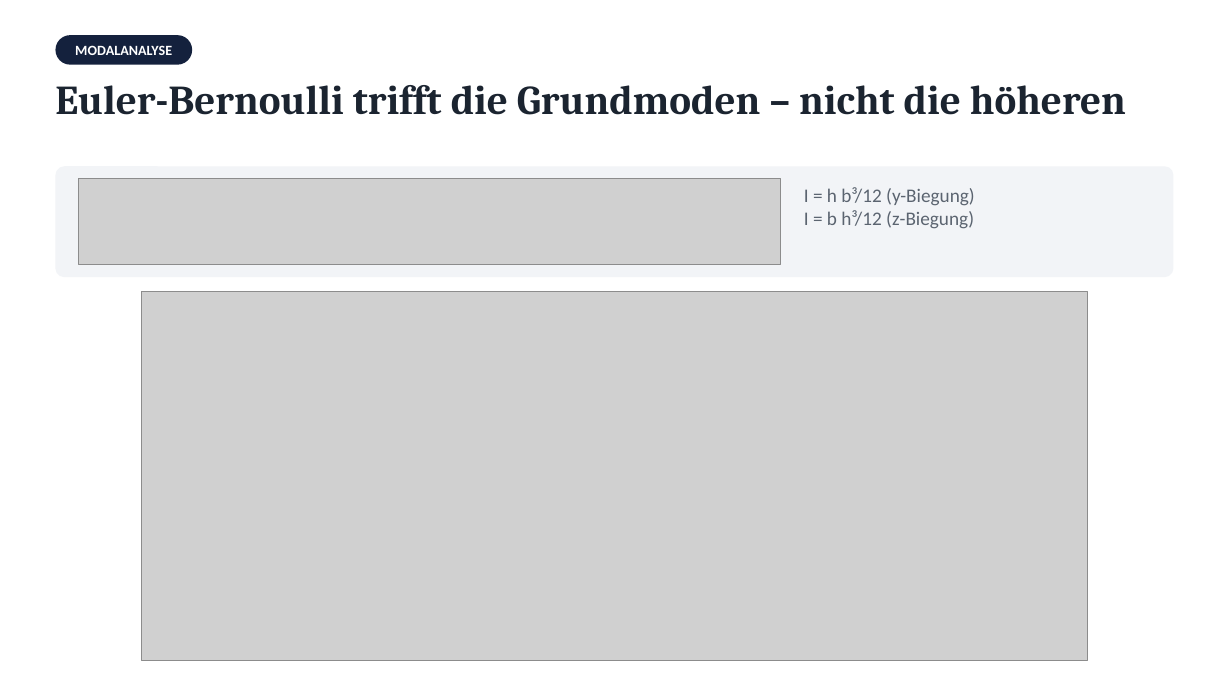
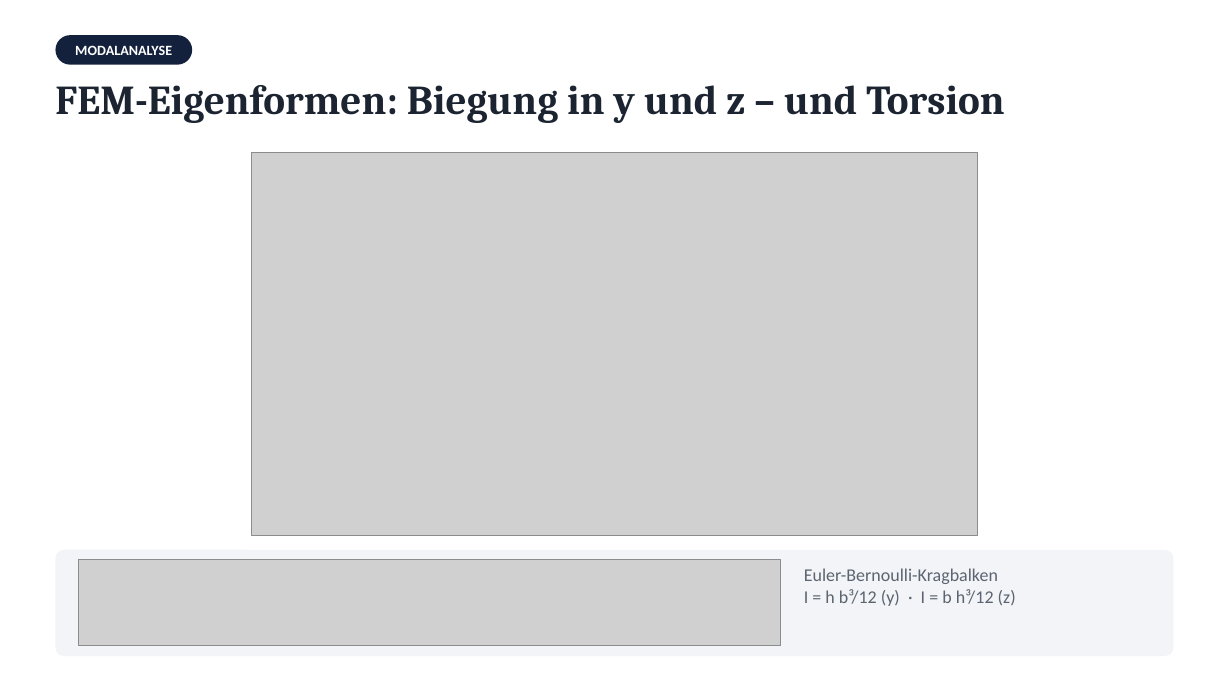
Before and after one commit to mircobuck/Seminar-I---Neuronale-Netz-als-Ersatzmodell-fuer-strukturmechanische-Berechnung, a slide deck: slide 4 of Praesentation/Vortrag_MLP_POD-MLP.pptx (slide 9 before the commit). Drawn at 1232x693 pixels with LibreOffice and Linux fonts; fonts in the diff are those of the drawing; grey boxes stand for pictures. Boxes give left, top, right and bottom in pixels: in the first picture for what was removed or moved away, otherwise in the second. Text is boxed around its words. In the diff, an @@ line names an element or a change of style, - is before the commit and + after.

```diff
--- a/Praesentation/Vortrag_MLP_POD-MLP.pptx
+++ b/Praesentation/Vortrag_MLP_POD-MLP.pptx
@@ text at [55,85,1004,123]: text changed @@
-Euler-Bernoulli trifft die Grundmoden – nicht die höheren
+FEM-Eigenformen: Biegung in y und z – und Torsion
@@ picture added at [251,152,977,536] @@
@@ picture removed at [142,291,1088,661] @@
@@ rounded rectangle: place and size @@
-rounded rectangle at [55,166,1174,277]
+rounded rectangle at [55,550,1174,656]
@@ picture: place and size @@
-picture at [79,178,781,264]
+picture at [79,560,781,646]
@@ text at [804,568,1016,606]: text changed; size 15 to 14 pt @@
-I = h b³/12 (y-Biegung)
-I = b h³/12 (z-Biegung)
+Euler-Bernoulli-Kragbalken
+I = h b³/12 (y) · I = b h³/12 (z)
```
Also in this commit, not shown: 3 other slides changed, 2 slides added, 12 slides removed, 7 other files.
